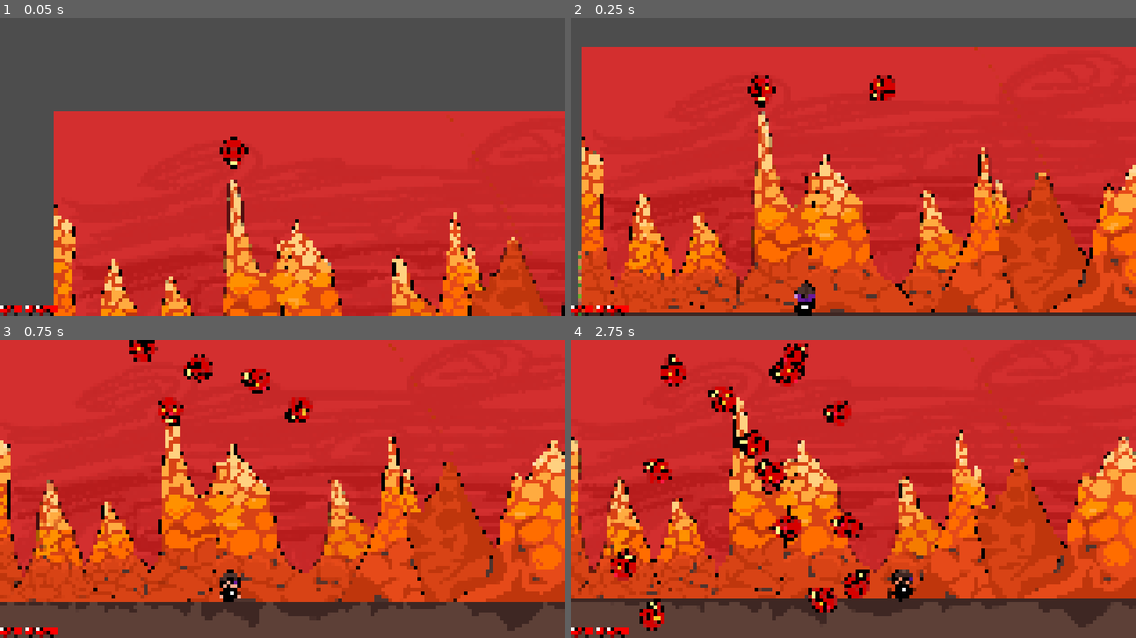
Above: before the commit, frames 1-4 (two rows, left to right).
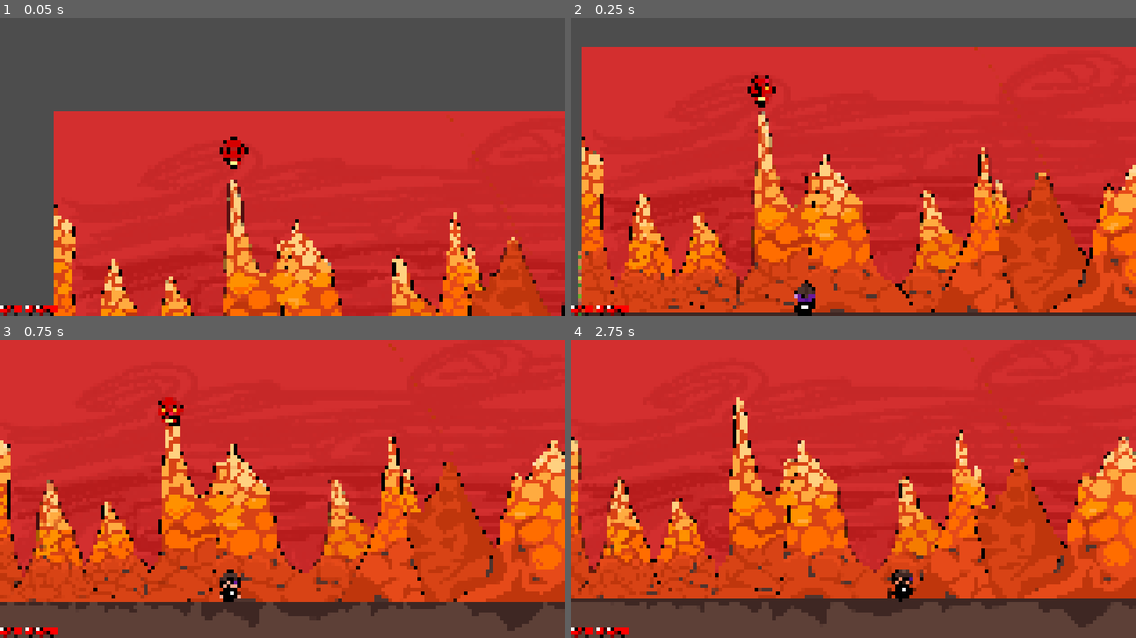
Above: after the commit, the same moments.

Repository: MuriloZF/ggj26
Game: Godot game, scene res://boss_fight.tscn
The game is run twice, just before and just after one commit, with the same random seed, the same clock (stepped at 60 frames per second) and the same inputs. This scene is started directly instead of the project's main scene.
Inputs (mouse positions are in pixels of both pictures, inside the frame that each line leads up to):
- Up to frame 1 (0.05 s): no input
- Up to frame 2 (0.25 s): no input
- Up to frame 3 (0.75 s): move the mouse to (406, 474) at 0.52 s; hold D (right) from 0.53 s (still down); hold Space (interact) from 0.53 s (still down)
- Up to frame 4 (2.75 s): click (977, 474) at 0.8 s; move the mouse to (740, 503) at 1.27 s; release D (right) at 1.28 s; release Space (interact) at 1.28 s; hold S (down) 1.28-2.03 s; click (740, 503) at 1.35 s; tap Space (interact) at 1.55 s; move the mouse to (910, 423) at 2.02 s; hold D (right) from 2.03 s (still down); hold Space (interact) from 2.03 s (still down); click (910, 423) at 2.3 s

Frame 1 is identical in both runs. In frame 2, 0.3% of the frame differs, in the area x 52-58%, y 19-28%; in frame 3, 1.3%; in frame 4, 4.7%, in the area x 7-53%, y 1-98%.

Commit message:
finished :)

Diff:
--- a/boss_fight.gd
+++ b/boss_fight.gd
@@ -13,6 +13,9 @@
 var difficultLevel
 
 func _ready():
+	if GameState.hannyaFight:
+		$hannya.show()
+		$hannya.freeze = false
 	$player.verticalMovement = false
 	setDifficult()
 	update_difficult()
@@ -20,13 +23,13 @@
 	$maskTimer.start()
 
 func setDifficult():
-	if $win.wait_time < 2:
+	if GameState.wins < 2:
 		difficultLevel = difficult.easy
-	elif $win.wait_time <= 4:
+	elif GameState.wins <= 2:
 		difficultLevel = difficult.medium
-	elif $win.wait_time <= 7:
+	elif GameState.wins <= 3:
 		difficultLevel = difficult.hard
-	elif $win.wait_time < 10:
+	elif GameState.wins >= 4:
 		difficultLevel = difficult.very_hard
 	else:
 		difficultLevel = difficult.ultra_very_hard
@@ -53,20 +56,36 @@
 func end_fight():
 	get_tree().call_group("mask", "queue_free")
 
-func _on_mask_timer_timeout() -> void:
-	var mask = maskScene.instantiate()
-	var spawnLocation = $maskPath/maskSpawnLocation
-	spawnLocation.progress_ratio = randf()
-	mask.position = spawnLocation.position
-	var direction = spawnLocation.rotation + PI / 2
-	direction += randf_range(-PI / 4, PI / 4)
-	mask.rotation = direction
-	var velocity = Vector2(randf_range(150.0, 250.0), 0.0)
-	mask.linear_velocity = velocity.rotated(direction)
-	add_child(mask)
-	mask.maskHit.connect($player._on_mask_mask_hit)
+func _on_mask_timer_timeoutNormal() -> void:
+	if !GameState.hannyaFight:
+		var mask = maskScene.instantiate()
+		var spawnLocation = $maskPath/maskSpawnLocation
+		if $player.position.x > 0:
+			spawnLocation.progress_ratio = $player.position.x
+		else:
+			spawnLocation.progress_ratio = randf()
+		mask.position = spawnLocation.position
+		var direction = spawnLocation.rotation + PI / 2
+		direction += randf_range(-PI / 4, PI / 4)
+		mask.rotation = direction
+		var velocity = Vector2(randf_range(150.0, 250.0), 0.0)
+		mask.linear_velocity = velocity.rotated(direction)
+		add_child(mask)
+		mask.maskHit.connect($player._on_mask_mask_hit)
+	else:
+		var mask = maskScene.instantiate()
+		var spawn_y = $maskPath/maskSpawnLocation.global_position.y
+		mask.global_position = Vector2($player.global_position.x, spawn_y)
+		var direction = Vector2.DOWN.rotated(randf_range(-PI / 4, PI / 4))
+		mask.rotation = direction.angle()
+		mask.linear_velocity = direction * randf_range(150.0, 250.0)
+		add_child(mask)
+		mask.maskHit.connect(Callable($player, "_on_mask_mask_hit"))
+
 
 func _on_fight_timer_timeout() -> void:
-	$maskTimer.stop()
-	$win.wait_time += 1
-	get_tree().change_scene_to_file("res://main.tscn")
+	GameState.wins += 1
+	if GameState.hannyaFight:
+		get_tree().change_scene_to_file("res://credits.tscn")
+	else:
+		get_tree().change_scene_to_file("res://main.tscn")
--- a/boss_fight.tscn
+++ b/boss_fight.tscn
@@ -6,6 +6,8 @@
 [ext_resource type="Texture2D" uid="uid://bn0xjymquboep" path="res://Terrain (16 x 16).png" id="6_f0fes"]
 [ext_resource type="PackedScene" uid="uid://itefsw05f2dw" path="res://player_camera.tscn" id="6_y2k5v"]
 [ext_resource type="Texture2D" uid="uid://htuqwu7uj5hl" path="res://Sprites/Backgrounds/backgroundBattle.png" id="7_f0fes"]
+[ext_resource type="Script" uid="uid://4xr3c2eds45h" path="res://hannya.gd" id="7_htj63"]
+[ext_resource type="Texture2D" uid="uid://chut8y37lplm4" path="res://Sprites/hannya.png" id="8_fl1h7"]
 
 [sub_resource type="Curve2D" id="Curve2D_n65jo"]
 _data = {
@@ -59,6 +61,9 @@
 physics_layer_0/collision_layer = 2
 sources/0 = SubResource("TileSetAtlasSource_htj63")
 
+[sub_resource type="RectangleShape2D" id="RectangleShape2D_5lasl"]
+size = Vector2(1008, 1065)
+
 [node name="bossFight" type="Node"]
 script = ExtResource("1_bhtn8")
 
@@ -86,10 +91,7 @@
 rotation = -0.10010052
 
 [node name="maskTimer" type="Timer" parent="."]
-wait_time = 0.5
-
-[node name="win" type="Timer" parent="."]
-wait_time = 15.0
+wait_time = 3.534
 
 [node name="fightTimer" type="Timer" parent="."]
 wait_time = 15.0
@@ -114,7 +116,21 @@
 tile_map_data = PackedByteArray("AACzAO3/AAAEAAEAAACzAO7/AAAEAAEAAAC0AO7/AAAEAAEAAAC0AO//AAAEAAEAAAC0APD/AAAEAAEAAAC0AP …(2800 unchanged characters)…
 tile_set = SubResource("TileSet_fl1h7")
 
+[node name="hannya" type="RigidBody2D" parent="."]
+visible = false
+position = Vector2(3304, 456)
+freeze = true
+script = ExtResource("7_htj63")
+
+[node name="spriteHannya" type="Sprite2D" parent="hannya"]
+texture = ExtResource("8_fl1h7")
+
+[node name="CollisionShape2D" type="CollisionShape2D" parent="hannya"]
+light_mask = 2
+position = Vector2(-48, -76.5)
+shape = SubResource("RectangleShape2D_5lasl")
+
 [connection signal="timeout" from="maskTimer" to="." method="_on_mask_timer_timeout"]
-[connection signal="timeout" from="win" to="." method="_on_mask_timer_timeout"]
 [connection signal="timeout" from="fightTimer" to="." method="_on_fight_timer_timeout"]
 [connection signal="maskHit" from="mask" to="player" method="_on_mask_mask_hit"]
+[connection signal="hitHannya" from="hannya" to="player" method="_on_hannya_hit_hannya"]
--- /dev/null
+++ b/credits.tscn
@@ -0,0 +1,7 @@
+[gd_scene format=3 uid="uid://cmj24d63bfg5l"]
+
+[node name="Credits" type="Node"]
+
+[node name="credits" type="TextureRect" parent="."]
+offset_right = 40.0
+offset_bottom = 40.0
--- a/gameState.gd
+++ b/gameState.gd
@@ -1,2 +1,4 @@
 extends Node
 var battle : int = 0
+var hannyaFight : bool = false
+var wins : int = 0
--- a/hannya.gd
+++ b/hannya.gd
@@ -1,4 +1,5 @@
 extends RigidBody2D
+signal hitHannya
 @export var health = 15
 @onready var hannya: RigidBody2D = $"."
 
@@ -24,6 +25,12 @@
 	if health <= 0:
 		hide()
 		set_deferred("hannya", "true")
+
+func _on_body_entered(body):
+	if body.on_group("mask"):
+		_on_mask_mask_hit()
+	else:
+		hitHannya.emit()
 
 enum difficult{
 	easy,
--- a/main.gd
+++ b/main.gd
@@ -6,6 +6,7 @@
 func _on_area_2d_body_entered(body: Node2D) -> void:
 	GameState.battle += 1
 	if GameState.battle >= 5:
-		get_tree().change_scene_to_file("res://hannya_fight.tscn")
+		GameState.hannyaFight = true
 	else:
-			get_tree().change_scene_to_file("res://boss_fight.tscn")
+		GameState.hannyaFight = false
+	get_tree().change_scene_to_file("res://boss_fight.tscn")
--- a/player.gd
+++ b/player.gd
@@ -71,7 +71,7 @@
 
 func _on_mask_mask_hit() -> void:
 	health -= 1
-	velocity.y += 5
+	velocity.y += 10
 	if health <= 0:
 		queue_free()
 	$healthCanvas/heartContainer.takeDamage(health)
@@ -79,6 +79,10 @@
 func _on_npc_hit() -> void:
 	onPlayerInteraction.emit()
 
-func shot():
-	if Input.is_action_pressed("interact"):
-		$mask
+
+func _on_hannya_hit_hannya() -> void:
+	health -= 1
+	velocity.y += 10
+	if health <= 0:
+		queue_free()
+	$healthCanvas/heartContainer.takeDamage(health)
Not shown, added: Créditos.jpg.import
Not shown: 1 places in boss_fight.tscn that only renumber resources
